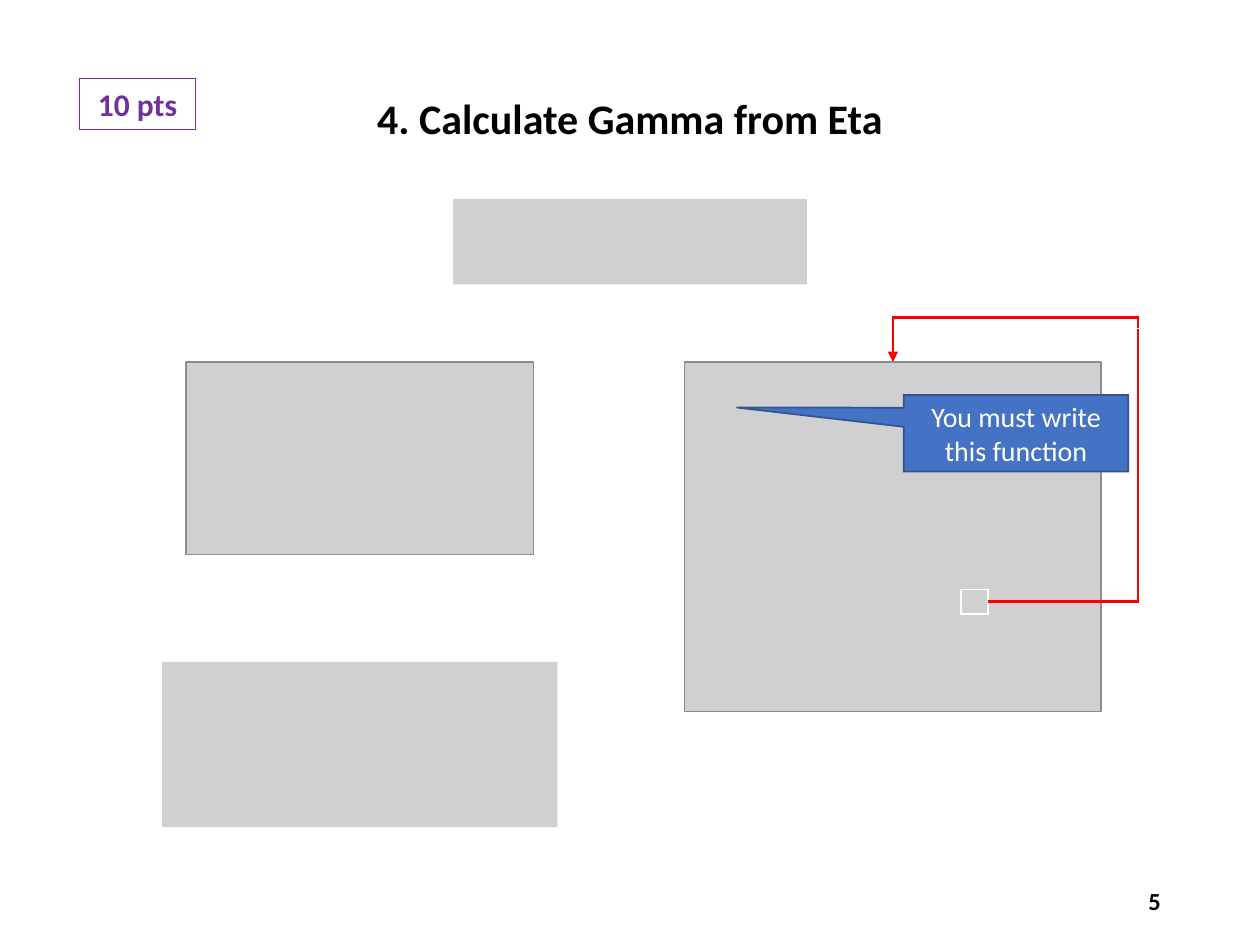
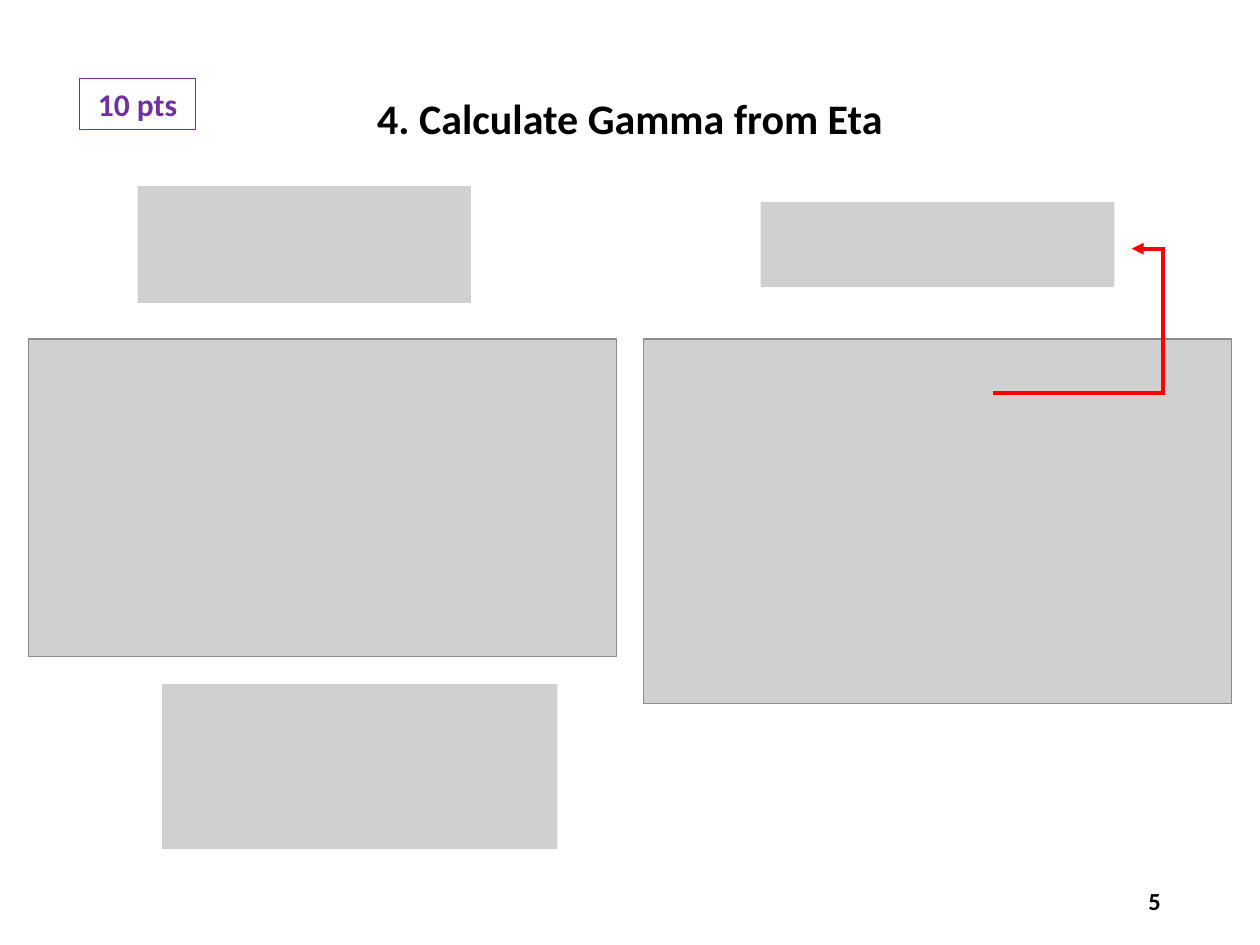
Before and after one commit to dbiersach/scicomp301-cpp-linux, a slide deck: slide 5 of exam2/Exam 2 Questions.pptx. Drawn at 1260x945 pixels with LibreOffice and Linux fonts; fonts in the diff are those of the drawing; grey boxes stand for pictures. Boxes give left, top, right and bottom in pixels: in the first picture for what was removed or moved away, otherwise in the second. Text is boxed around its words. In the diff, an @@ line names an element or a change of style, - is before the commit and + after.

```diff
--- a/exam2/Exam 2 Questions.pptx
+++ b/exam2/Exam 2 Questions.pptx
@@ picture added at box(137, 186, 471, 304) @@
@@ picture removed at box(454, 199, 808, 285) @@
@@ picture added at box(761, 202, 1115, 287) @@
@@ elbow arrow added from (993, 393) to (1131, 248), #FF0000 2.25 pt @@
@@ group removed at box(893, 305, 1153, 614): 2 rectangles, 1 speech box, 1 elbow line, 1 elbow arrow @@
-You must write this function
@@ picture added at box(29, 339, 616, 656) @@
@@ picture: place and size @@
-picture at box(684, 362, 1100, 712)
+picture at box(644, 339, 1231, 704)
@@ picture removed at box(186, 362, 534, 554) @@
@@ picture: place and size @@
-picture at box(163, 662, 558, 827)
+picture at box(163, 684, 558, 849)
```
Also in this commit, not shown: 11 other slides changed, 1 slide added, 1 other file.
